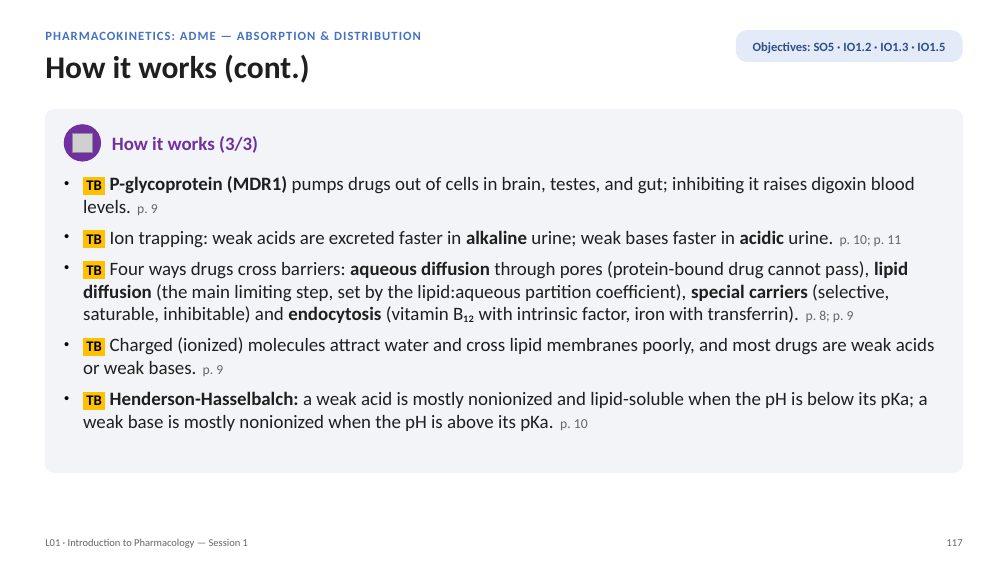
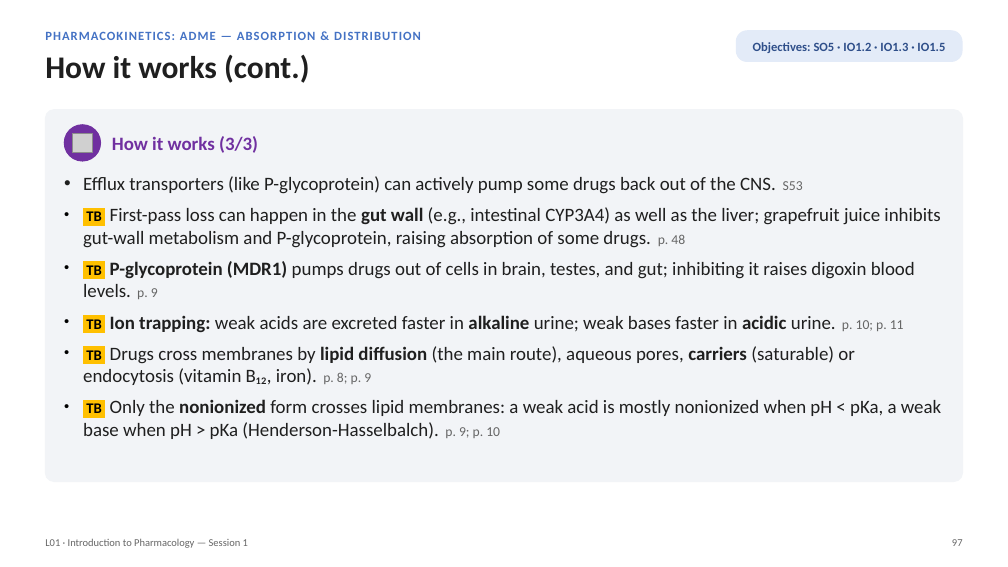
Before and after one commit to bishwokrit/DPAS-Pharm, a slide deck: slide 97 of docs/L01/L01_Unit_1_Introduction_to_Pharmacology_Session_1_study_deck.pptx (slide 117 before the commit). Drawn at 1008x567 pixels with LibreOffice and Linux fonts; fonts in the diff are those of the drawing; grey boxes stand for pictures. Boxes give left, top, right and bottom in pixels: in the first picture for what was removed or moved away, otherwise in the second. Text is boxed around its words. In the diff, an @@ line names an element or a change of style, - is before the commit and + after.

```diff
--- a/docs/L01/L01_Unit_1_Introduction_to_Pharmacology_Session_1_study_deck.pptx
+++ b/docs/L01/L01_Unit_1_Introduction_to_Pharmacology_Session_1_study_deck.pptx
@@ rounded rectangle: place and size @@
-rounded rectangle at box(45, 110, 963, 473)
+rounded rectangle at box(45, 110, 963, 482)
@@ rounded rectangle at box(45, 110, 963, 482): proportions changed @@
@@ text at box(83, 176, 940, 248): paragraphs added @@
+• Efflux transporters (like P-glycoprotein) can actively pump some drugs back out of the CNS. S53
+• TB First-pass loss can happen in the gut wall (e.g., intestinal CYP3A4) as well as the liver; grapefruit juice inhibits gut-wall metabolism and P-glycoprotein, raising absorption of some drugs. p. 48
@@ text at box(86, 315, 904, 332): bold on in "Ion trapping:" @@
@@ text at box(83, 346, 941, 439): text changed @@
-• TB Four ways drugs cross barriers: aqueous diffusion through pores (protein-bound drug cannot pass), lipid diffusion (the main limiting step, set by the lipid:aqueous partition coefficient), special carriers (selective, saturable, inhibitable) and endocytosis (vitamin B₁₂ with intrinsic factor, iron with transferrin). p. 8; p. 9
-• TB Charged (ionized) molecules attract water and cross lipid membranes poorly, and most drugs are weak acids or weak bases. p. 9
-• TB Henderson-Hasselbalch: a weak acid is mostly nonionized and lipid-soluble when the pH is below its pKa; a weak base is mostly nonionized when the pH is above its pKa. p. 10
+• TB Drugs cross membranes by lipid diffusion (the main route), aqueous pores, carriers (saturable) or endocytosis (vitamin B₁₂, iron). p. 8; p. 9
+• TB Only the nonionized form crosses lipid membranes: a weak acid is mostly nonionized when pH < pKa, a weak base when pH > pKa (Henderson-Hasselbalch). p. 9; p. 10
@@ text at box(952, 539, 963, 546): text changed @@
-117
+97
```
Also in this commit, not shown: 102 other slides changed, 1 slide added, 26 slides removed, 46 other files.
